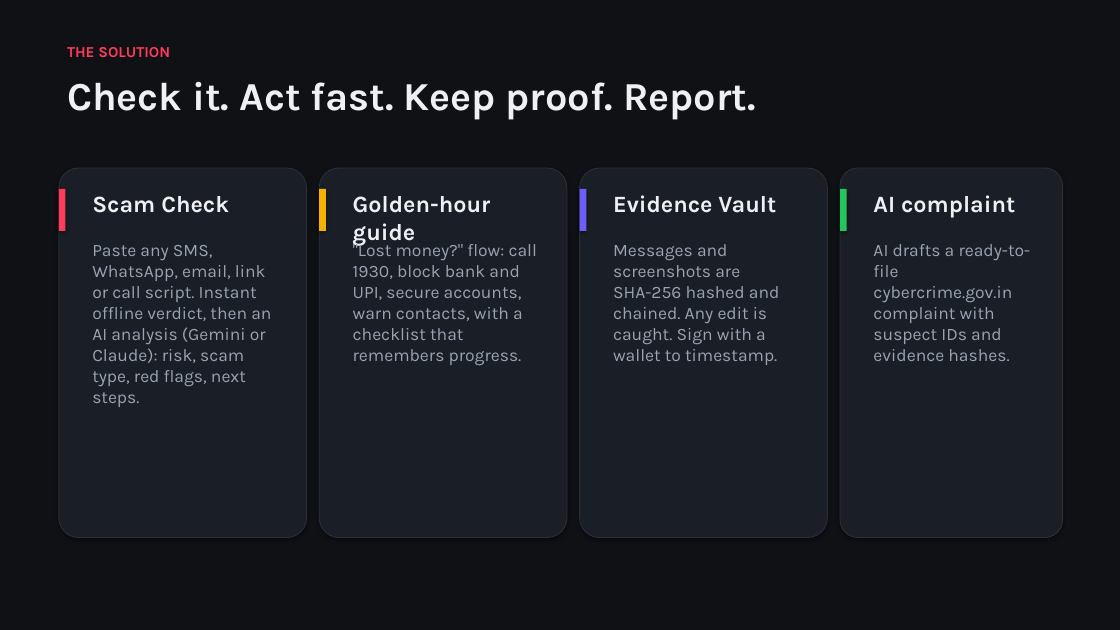
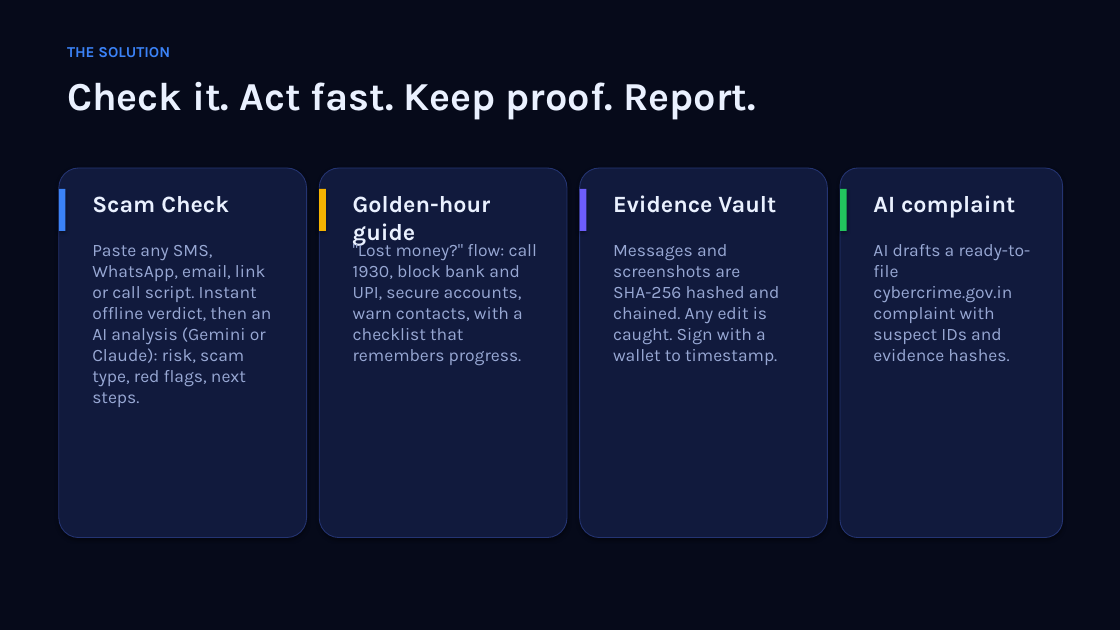
Before and after one commit to nobraindev-pavan/Rakshanet, a slide deck: slide 3 of docs/RakshaNet-Pitch-Deck.pptx. Drawn at 1120x630 pixels with LibreOffice and Linux fonts; fonts in the diff are those of the drawing. Boxes give left, top, right and bottom in pixels: in the first picture for what was removed or moved away, otherwise in the second. Text is boxed around its words. In the diff, an @@ line names an element or a change of style, - is before the commit and + after.

```diff
--- a/docs/RakshaNet-Pitch-Deck.pptx
+++ b/docs/RakshaNet-Pitch-Deck.pptx
@@ background #0F1115 to #060A1A @@
@@ text "THE SOLUTION" at (x1=67, y1=47, x2=170, y2=57): text colour #FF3B5C to #3B82F6 @@
@@ fill #1A1E26 to #111A3D; outline #2A2F3A 0.75 pt to #243472 0.75 pt in 4 elements at (x1=59, y1=168, x2=307, y2=538), (x1=319, y1=168, x2=567, y2=538), (x1=580, y1=168, x2=828, y2=538), (x1=840, y1=168, x2=1063, y2=538) @@
@@ rectangle at (x1=59, y1=189, x2=66, y2=231): fill #FF3B5C to #3B82F6 @@
@@ text colour #EEF0F4 to #EAF1FF in 4 elements at (x1=92, y1=196, x2=229, y2=213), (x1=353, y1=196, x2=491, y2=245), (x1=613, y1=195, x2=776, y2=213), (x1=873, y1=195, x2=1015, y2=217) @@
@@ text colour #9AA3B2 to #98A8D4 in 4 elements at (x1=92, y1=245, x2=271, y2=407), (x1=353, y1=241, x2=537, y2=365), (x1=613, y1=244, x2=780, y2=365), (x1=873, y1=244, x2=1031, y2=361) @@
```
Also in this commit, not shown: 7 other slides changed, 10 other files.
